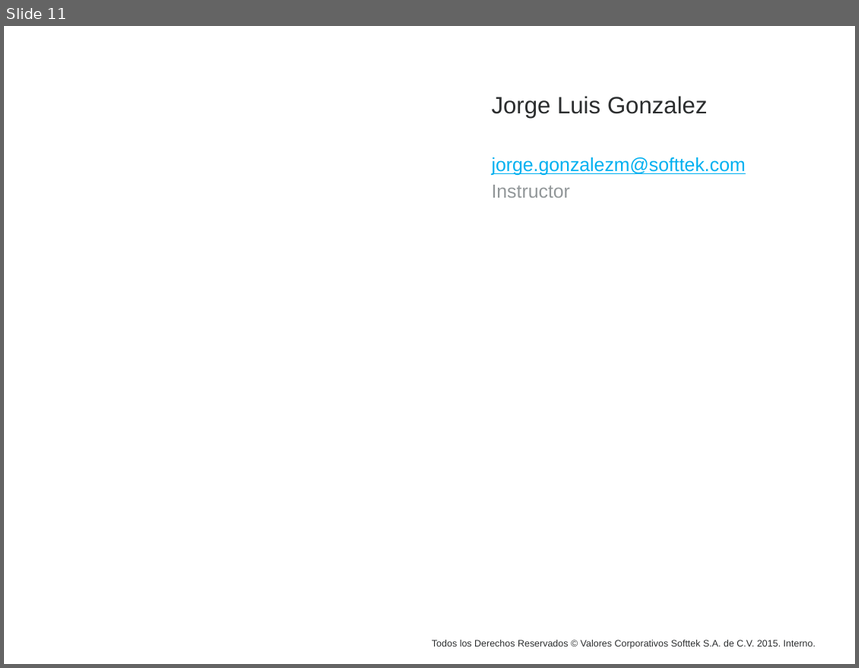
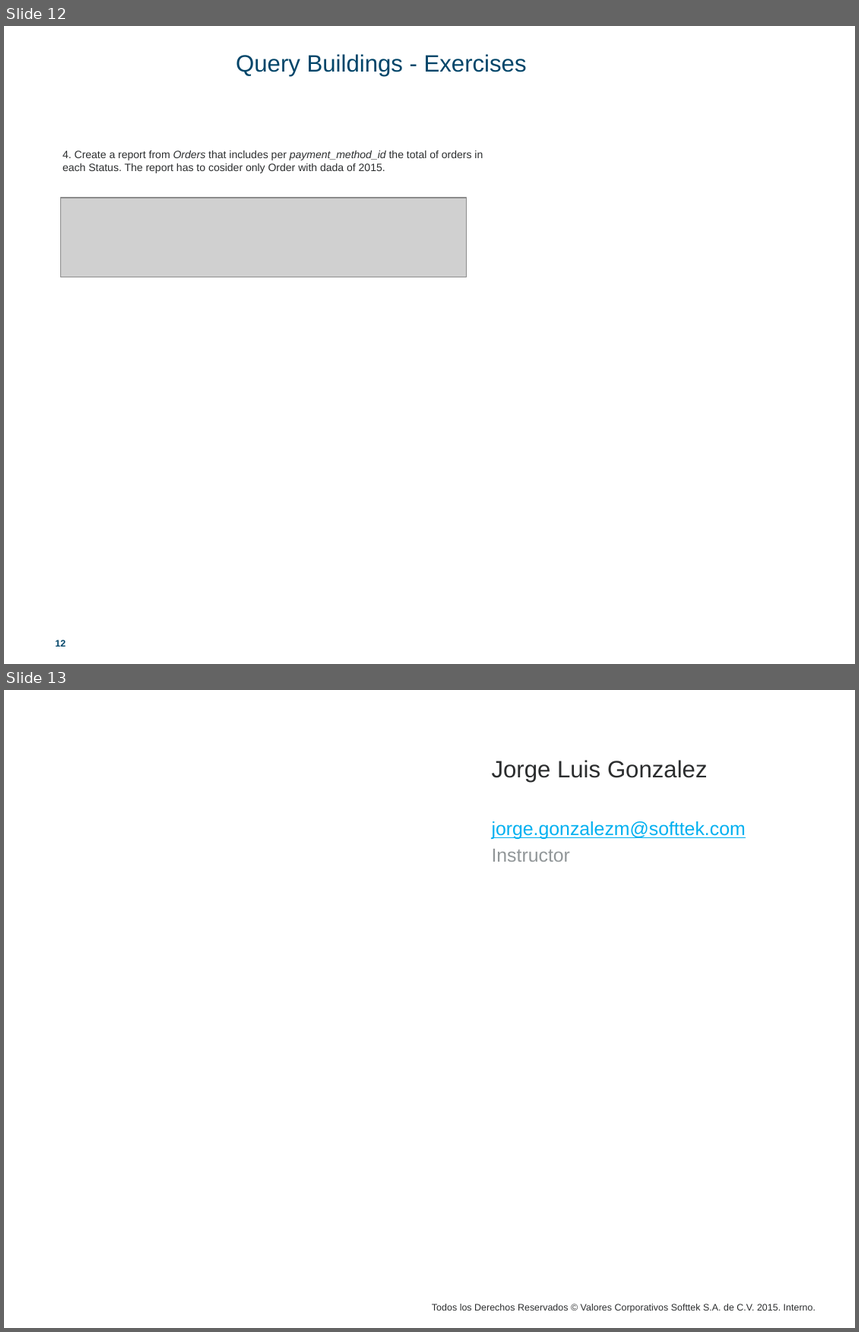
Before and after one commit to softtekAcademy/JavaCourse2016, a slide deck: SQL-master/SQL [2] Query buildings.pptx. Shown one above the other, each under a label of ours: slide 11 before the commit, slides 12 and 13 after it. The pictures are 859x668 and 859x1332 pixels, drawn with LibreOffice and Linux fonts; fonts in the diff are those of the drawing; grey boxes stand for pictures; background and template pictures are left out. Boxes give left, top, right and bottom in pixels: in the first picture for what was removed or moved away, otherwise in the second. Text is boxed around its words. In the diff, an @@ line names an element or a change of style, - is before the commit and + after.

```diff
--- a/SQL-master/SQL [2] Query buildings.pptx
+++ b/SQL-master/SQL [2] Query buildings.pptx
@@ slide 12 added at (4, 26, 855, 664), background #FFFFFF @@
@@ title added at (236, 54, 527, 76), 20 pt, text #004569 @@
+Query Buildings - Exercises
@@ text added at (63, 151, 483, 173), 9 pt, text #2B2D2E @@
+4. Create a report from Orders that includes per payment_method_id the total of orders in each Status. The report has to cosider only Order with dada of 2015.
@@ picture added at (61, 198, 466, 277) @@
@@ page number added at (55, 640, 66, 647), 8 pt, text #004569, bold @@
+12
@@ what was slide 11 is now slide 13 @@
```
Also in this commit, not shown: 4 slides changed, 1 other slide added, 6 other files.
